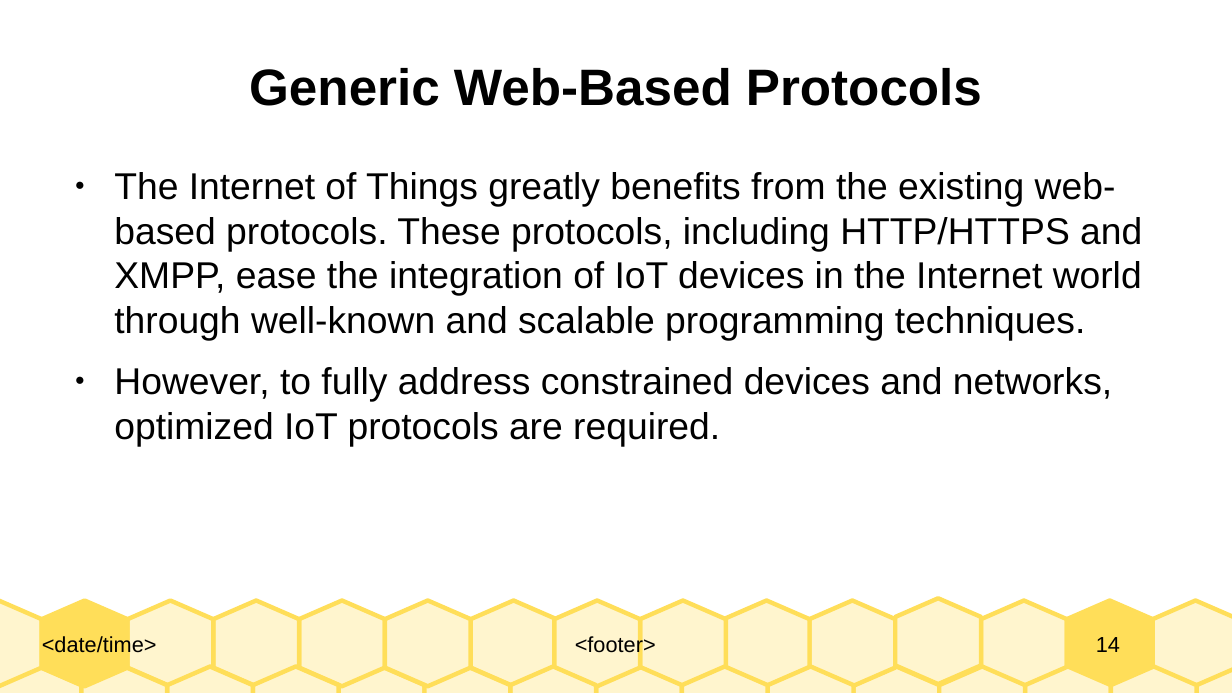
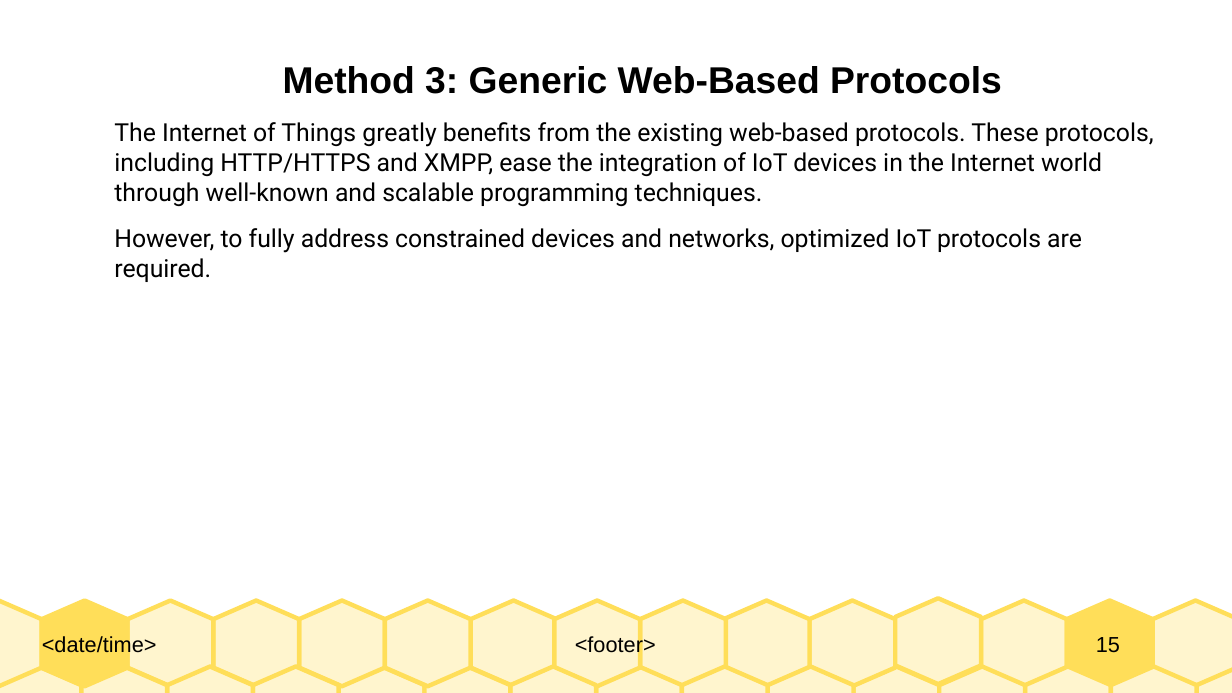
Before and after one commit to Dihfahsih1/Masters-Software-Engineering, a slide deck: slide 15 of yr-sem1/IoT/chapter-6-slides.odp (slide 14 before the commit). Drawn at 1232x693 pixels with LibreOffice and Linux fonts; fonts in the diff are those of the drawing. Boxes give left, top, right and bottom in pixels: in the first picture for what was removed or moved away, otherwise in the second. Text is boxed around its words. In the diff, an @@ line names an element or a change of style, - is before the commit and + after.

```diff
--- a/yr-sem1/IoT/chapter-6-slides.odp
+++ b/yr-sem1/IoT/chapter-6-slides.odp
@@ text "Method 3: Generic Web-Based Protocols" moved from (x1=114, y1=172, x2=1142, y2=447) to (x1=114, y1=66, x2=1154, y2=282) @@
@@ title removed at (x1=249, y1=68, x2=982, y2=106) @@
-Generic Web-Based Protocols
@@ text at (x1=283, y1=66, x2=1002, y2=94): paragraph added @@
+Method 3: Generic Web-Based Protocols
@@ text at (x1=114, y1=122, x2=1154, y2=282): size 24 to 16 pt, font Arial to Roboto in "The Internet of Things greatly benefits from ...", "However, to fully address constrained devices and ..."; bullet ● to none @@
@@ page number at (x1=1096, y1=637, x2=1120, y2=653): text changed @@
-14
+15
```
Also in this commit, not shown: 11 other slides changed, 6 slides added, 1 slide removed, 7 other files.
